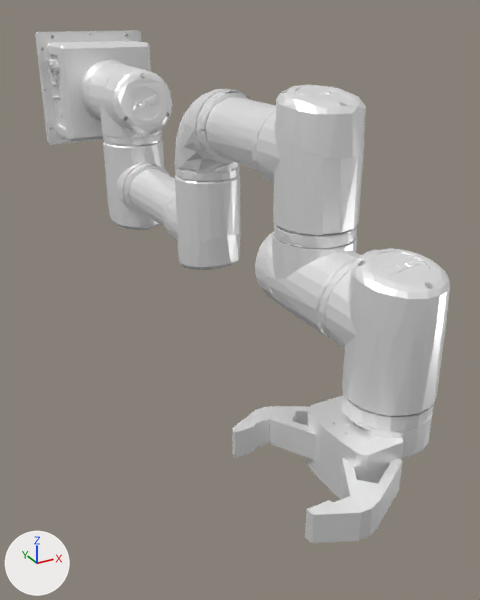
A saved change to the glTF model frontend/public/models/omy.glb.
Both versions are drawn from a camera (50 mm lens) standing at (-0.339, -1.114, 0.119) and looking at (0.015, -0.47, -0.203). Arrows for +X, +Y and +Z are at lower left; the lights stay in place. The first picture is the older version. Where no turn or scale is listed for an object, it has been applied to the vertices.

Names of what the first picture shows: 'link0:base_unit.stl', 'link1:link1.stl', 'link2:link2.stl', 'link3:link3.stl', 'link4:link4.stl', 'link5:link5.stl', 'link6:link6.stl', 'rh_p12_rn_base:base.stl', 'rh_p12_rn_l1:l1.stl', 'rh_p12_rn_l2:l2.stl', 'rh_p12_rn_r1:r1.stl', 'rh_p12_rn_r2:r2.stl'.
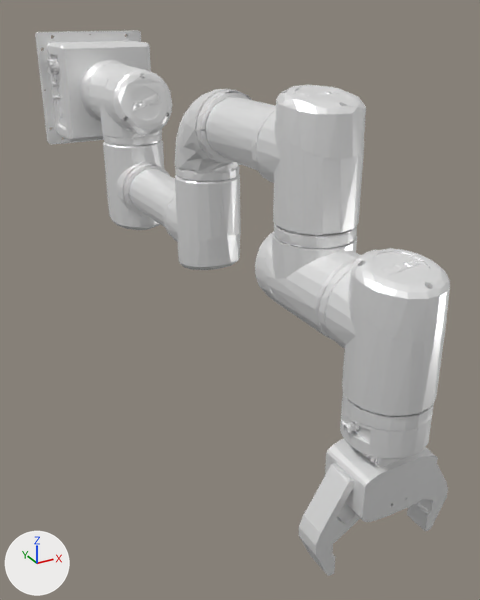
ob_rh_p12_rn_base is not drawn itself; it is the parent of ob_rh_p12_rn_r1, ob_rh_p12_rn_l1, ob_rh_p12_rn_base_base_stl.

What differs and where, as boxes (x1, y1, x2, y2) in the pictures (480 x 600 px):
'rh_p12_rn_base:base.stl', turned
    before: (306, 396, 403, 499)
    after: (325, 438, 438, 522)
'rh_p12_rn_r2:r2.stl', turned
    before: (305, 491, 381, 543)
    after: (299, 514, 337, 576)
'rh_p12_rn_r1:r1.stl', turned
    before: (340, 458, 402, 529)
    after: (303, 463, 360, 542)
'rh_p12_rn_l2:l2.stl', turned
    before: (232, 406, 281, 458)
    after: (407, 480, 448, 532)
'rh_p12_rn_l1:l1.stl', turned (mostly hidden afterwards)
    before: (269, 406, 316, 460)
    after: (424, 447, 445, 500)

Patch to the scene script:
```diff
--- a/frontend/public/models/omy.glb.py
+++ b/frontend/public/models/omy.glb.py
@@ ob_rh_p12_rn_base @@
 ob_rh_p12_rn_base.location = (0.0, 0.0, -0.006)
-ob_rh_p12_rn_base.rotation_euler = (0.785, 1.57, -0.785)  # degrees (45, 90, -45)
+ob_rh_p12_rn_base.rotation_euler = (1.57, 0.0, -1.57)  # degrees (90, 0, -90)
```
